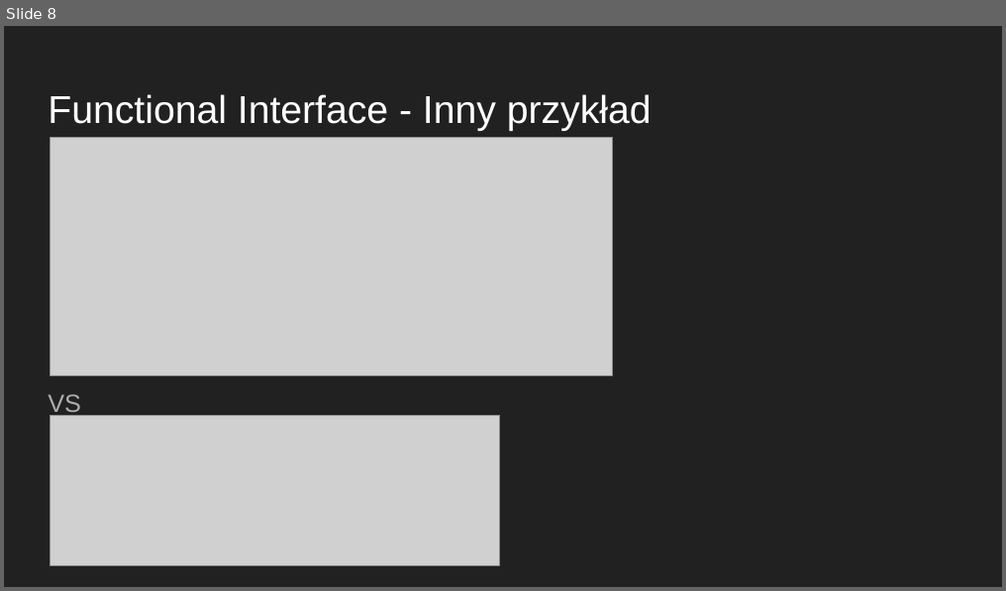
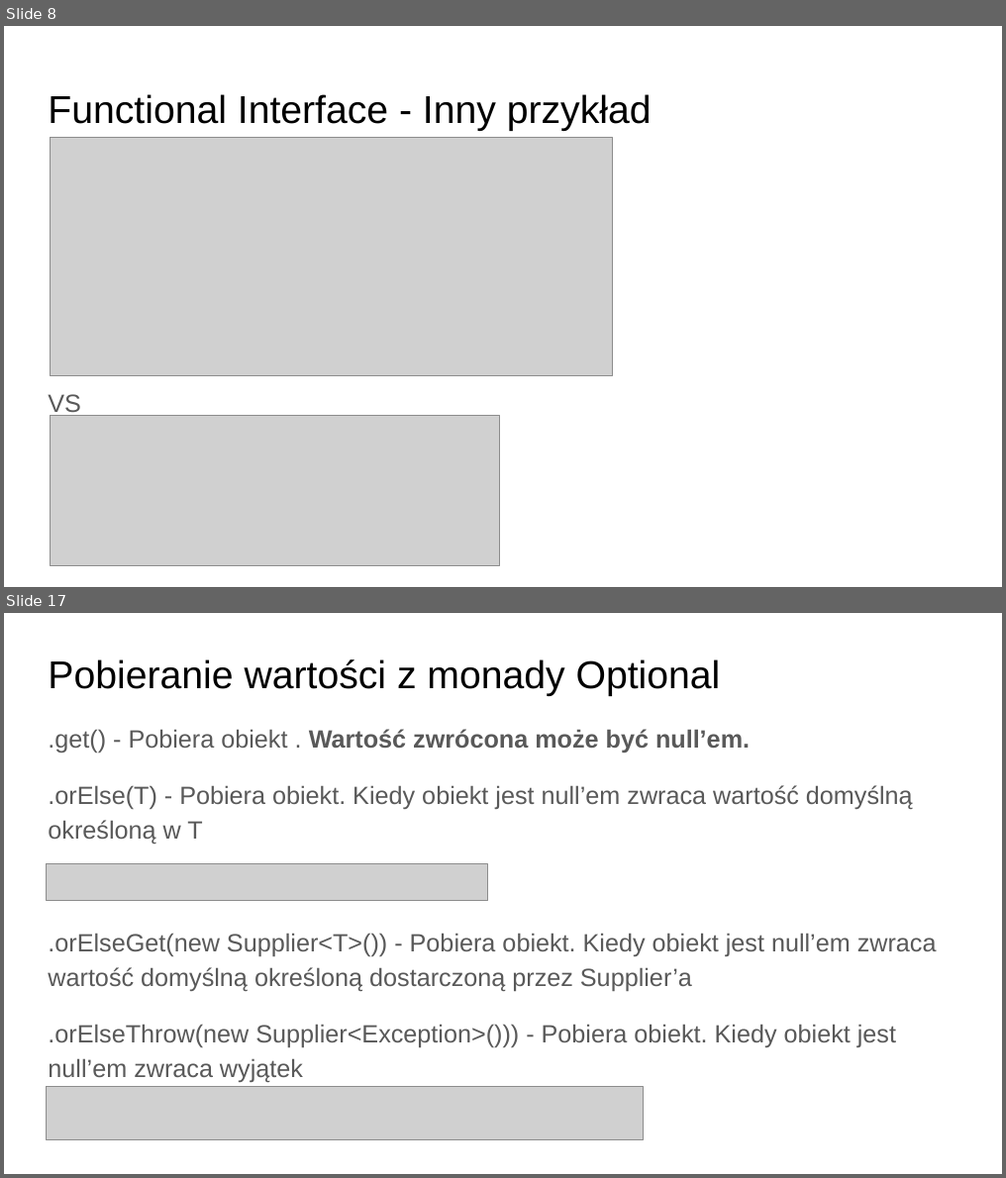
Before and after one commit to jkornacki/java8Lambda, a slide deck: Java8.pptx. Shown one above the other, each under a label of ours: slide 8 before the commit, slides 8 and 17 after it; the slides between them are not shown. The pictures are 1006x591 and 1006x1178 pixels, drawn with LibreOffice and Linux fonts; fonts in the diff are those of the drawing; grey boxes stand for pictures. Boxes give left, top, right and bottom in pixels: in the first picture for what was removed or moved away, otherwise in the second. Text is boxed around its words. In the diff, an @@ line names an element or a change of style, - is before the commit and + after.

```diff
--- a/Java8.pptx
+++ b/Java8.pptx
@@ slide 17 added at [4,613,1002,1174], background #FFFFFF @@
@@ title added at [48,660,721,696], 28 pt, text #000000 @@
+Pobieranie wartości z monady Optional
@@ text added at [48,729,937,1082], 18 pt, text #595959 @@
+.get() - Pobiera obiekt . Wartość zwrócona może być null’em.
+.orElse(T) - Pobiera obiekt. Kiedy obiekt jest null’em zwraca wartość domyślną określoną w T
+.orElseGet(new Supplier<T>()) - Pobiera obiekt. Kiedy obiekt jest null’em zwraca wartość domyślną określoną dostarczoną przez Supplier’a
+.orElseThrow(new Supplier<Exception>())) - Pobiera obiekt. Kiedy obiekt jest null’em zwraca wyjątek
@@ picture added at [46,864,488,900] @@
@@ picture added at [46,1087,643,1141] @@
@@ slide 8 changed as well @@
@@ background #212121 to #FFFFFF @@
@@ title "Functional Interface - Inny przykład" at [48,94,651,131]: text colour #FFFFFF to #000000 @@
@@ text "VS" at [48,394,81,418]: text colour #ADADAD to #595959 @@
```
Also in this commit, not shown: 9 other slides changed, 12 other slides added, 2 slides removed, 4 other files.
